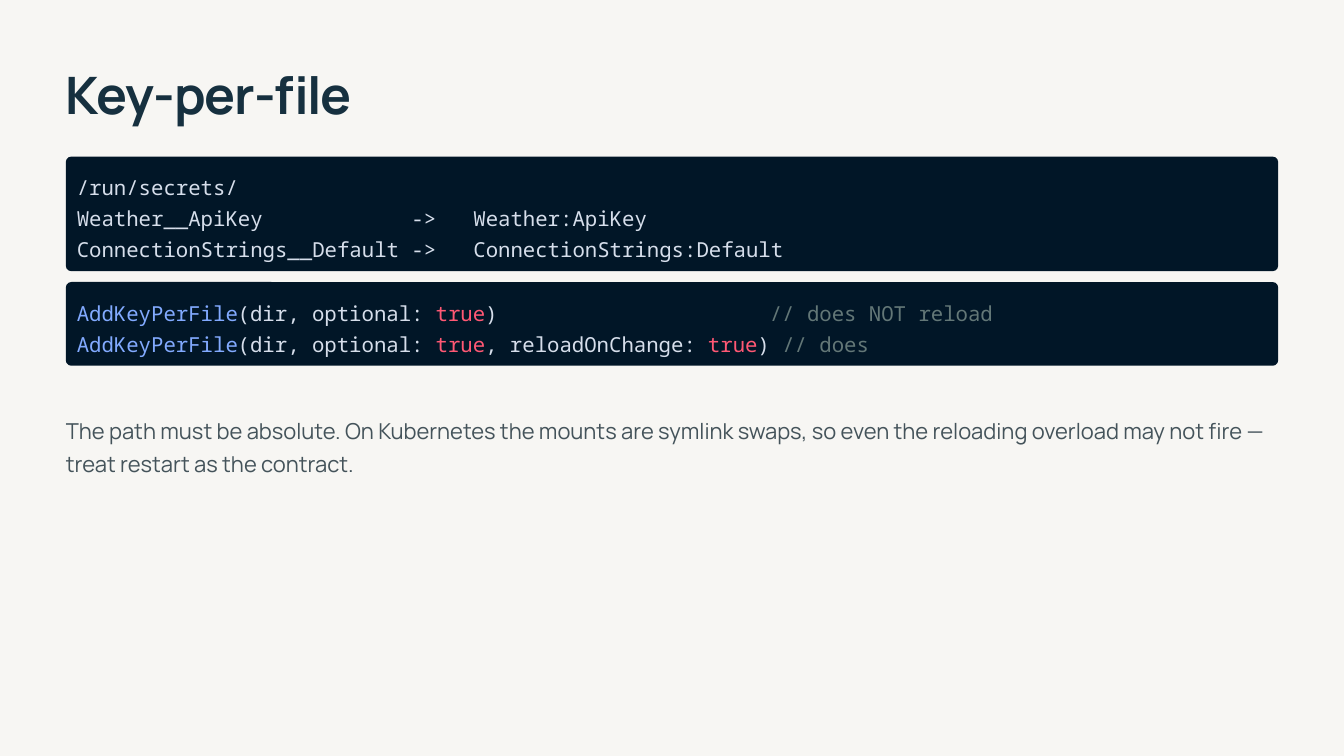
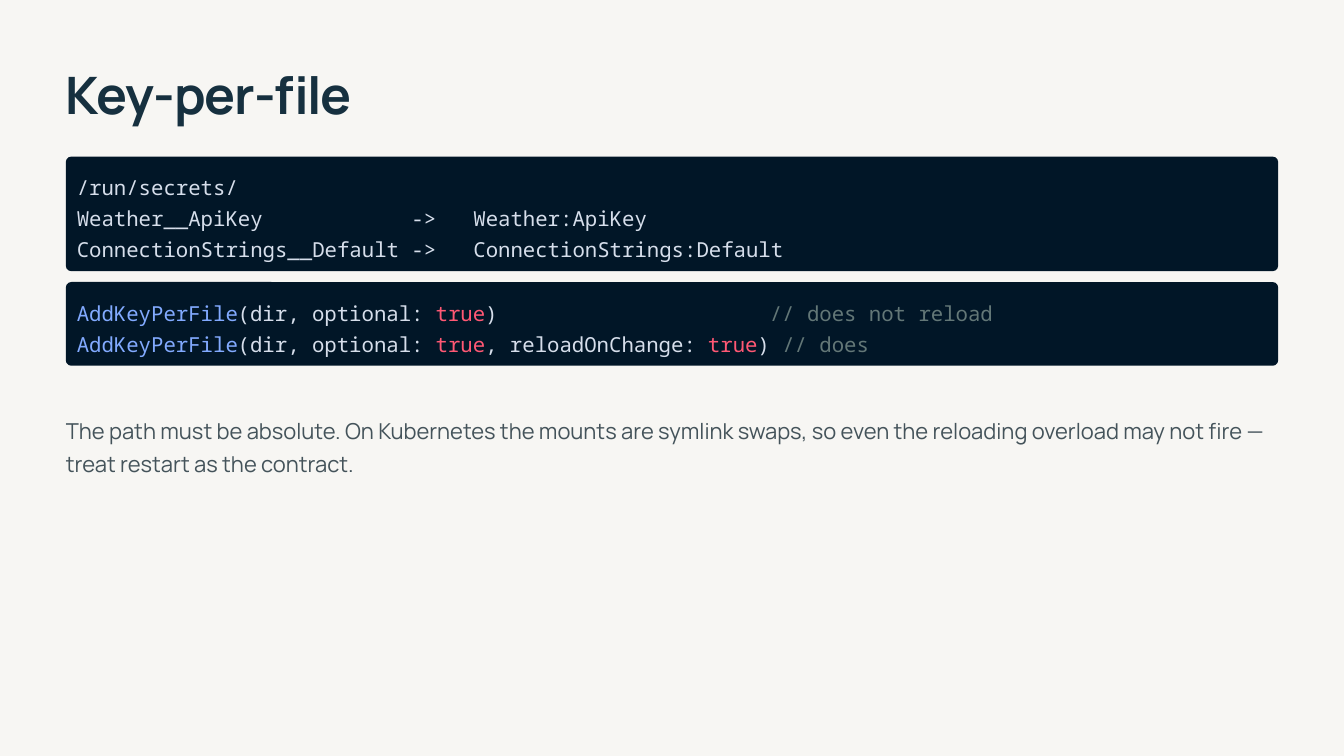
Before and after one commit to 1kevgriff/modern-dotnet-configuration, a slide deck: slide 29 of slides/modern-dotnet-configuration.pptx. Drawn at 1344x756 pixels with LibreOffice and Linux fonts; fonts in the diff are those of the drawing. Boxes give left, top, right and bottom in pixels: in the first picture for what was removed or moved away, otherwise in the second. Text is boxed around its words. In the diff, an @@ line names an element or a change of style, - is before the commit and + after.

```diff
--- a/slides/modern-dotnet-configuration.pptx
+++ b/slides/modern-dotnet-configuration.pptx
@@ text at [77,305,993,357]: text changed @@
-AddKeyPerFile(dir, optional: true) // does NOT reload
-AddKeyPerFile(dir, optional: true, reloadOnChange: true) // does
+AddKeyPerFile(dir, optional: true) // does not reload
+AddKeyPerFile(dir, optional: true, reloadOnChange: true) // does
```
Also in this commit, not shown: 9 other slides changed, 3 slides added, 3 slides removed, 5 other files.
